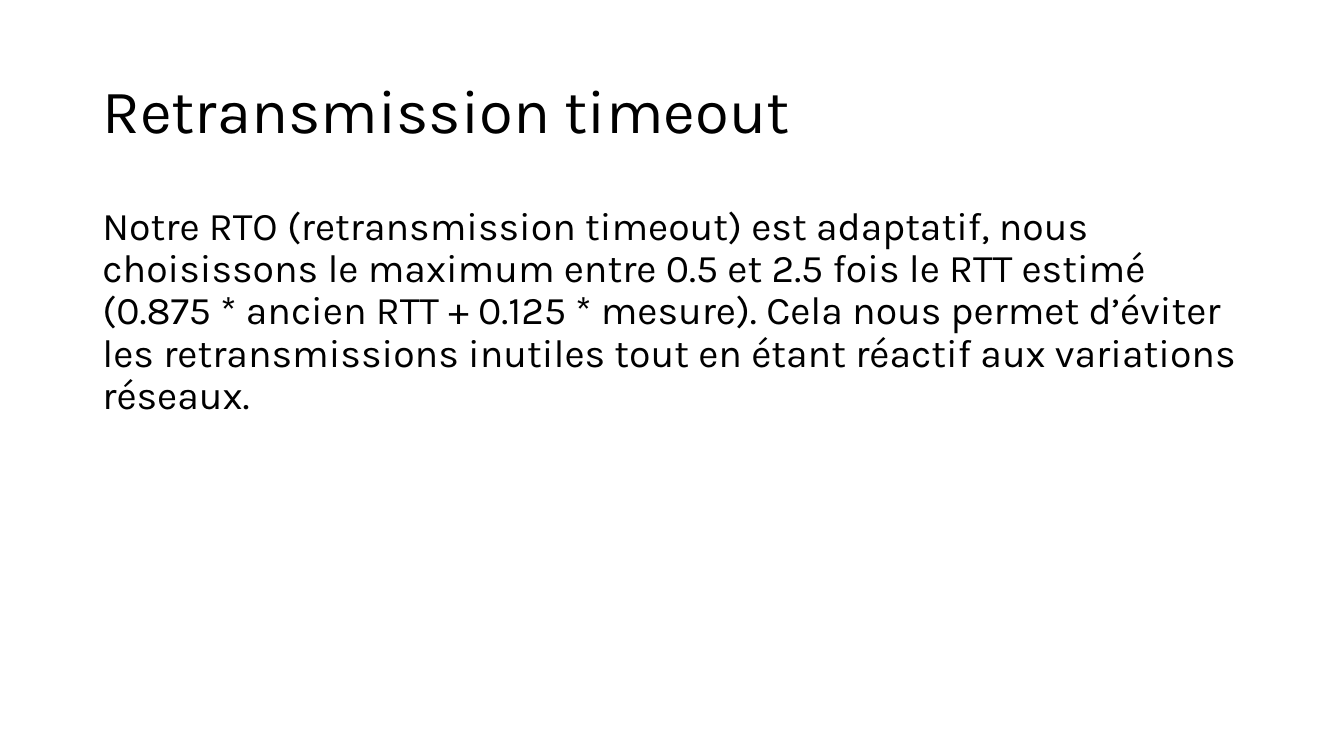
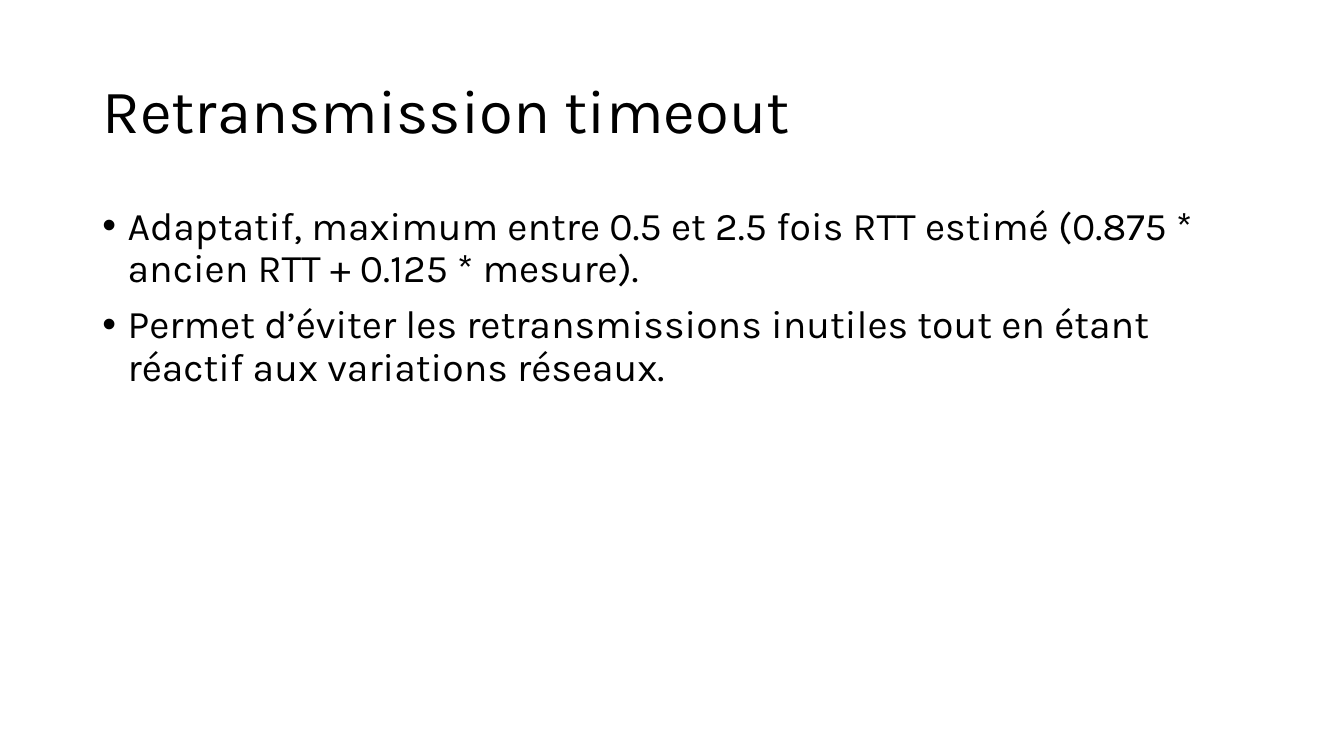
Before and after one commit to Tidyresonnance8/SRTP-Transport-Protocol, a slide deck: slide 5 of Rapport_projet_SRTP.pptx. Drawn at 1344x756 pixels with LibreOffice and Linux fonts; fonts in the diff are those of the drawing. Boxes give left, top, right and bottom in pixels: in the first picture for what was removed or moved away, otherwise in the second. Text is boxed around its words. In the diff, an @@ line names an element or a change of style, - is before the commit and + after.

```diff
--- a/Rapport_projet_SRTP.pptx
+++ b/Rapport_projet_SRTP.pptx
@@ text at (x1=128, y1=210, x2=1167, y2=382): text changed @@
-Notre RTO (retransmission timeout) est adaptatif, nous choisissons le maximum entre 0.5 et 2.5 fois le RTT estimé (0.875 * ancien RTT + 0.125 * mesure). Cela nous permet d’éviter les retransmissions inutiles tout en étant réactif aux variations réseaux.
+• Adaptatif, maximum entre 0.5 et 2.5 fois RTT estimé (0.875 * ancien RTT + 0.125 * mesure).
+• Permet d’éviter les retransmissions inutiles tout en étant réactif aux variations réseaux.
```
Also in this commit, not shown: 1 other slide changed.
